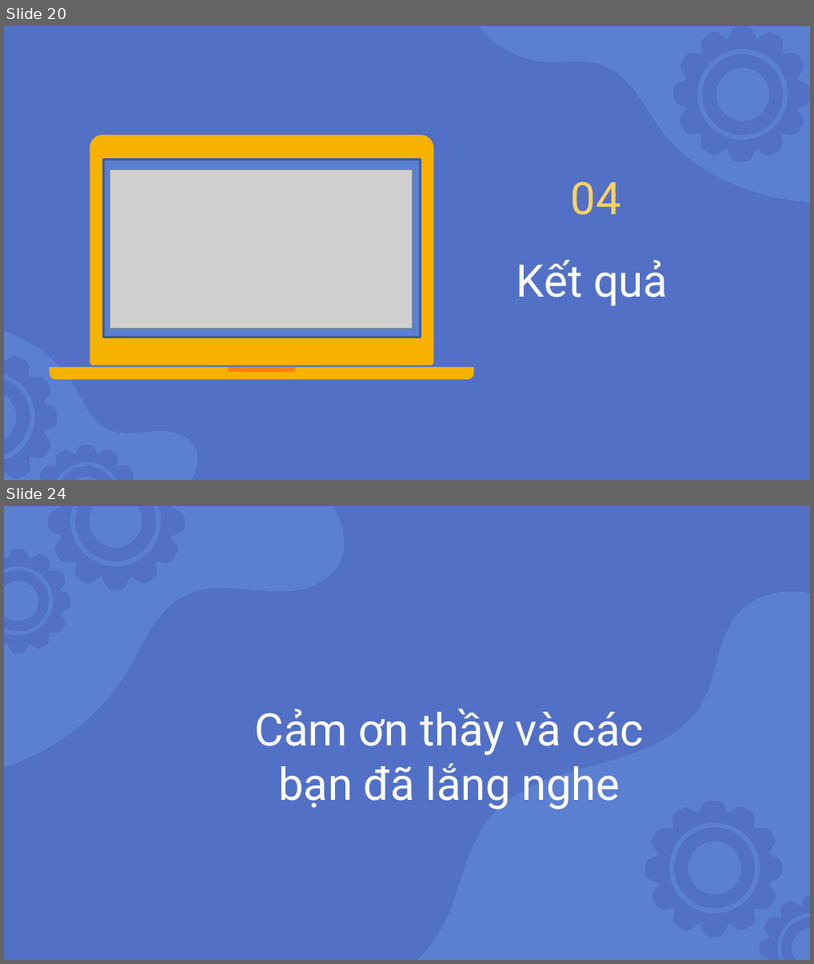
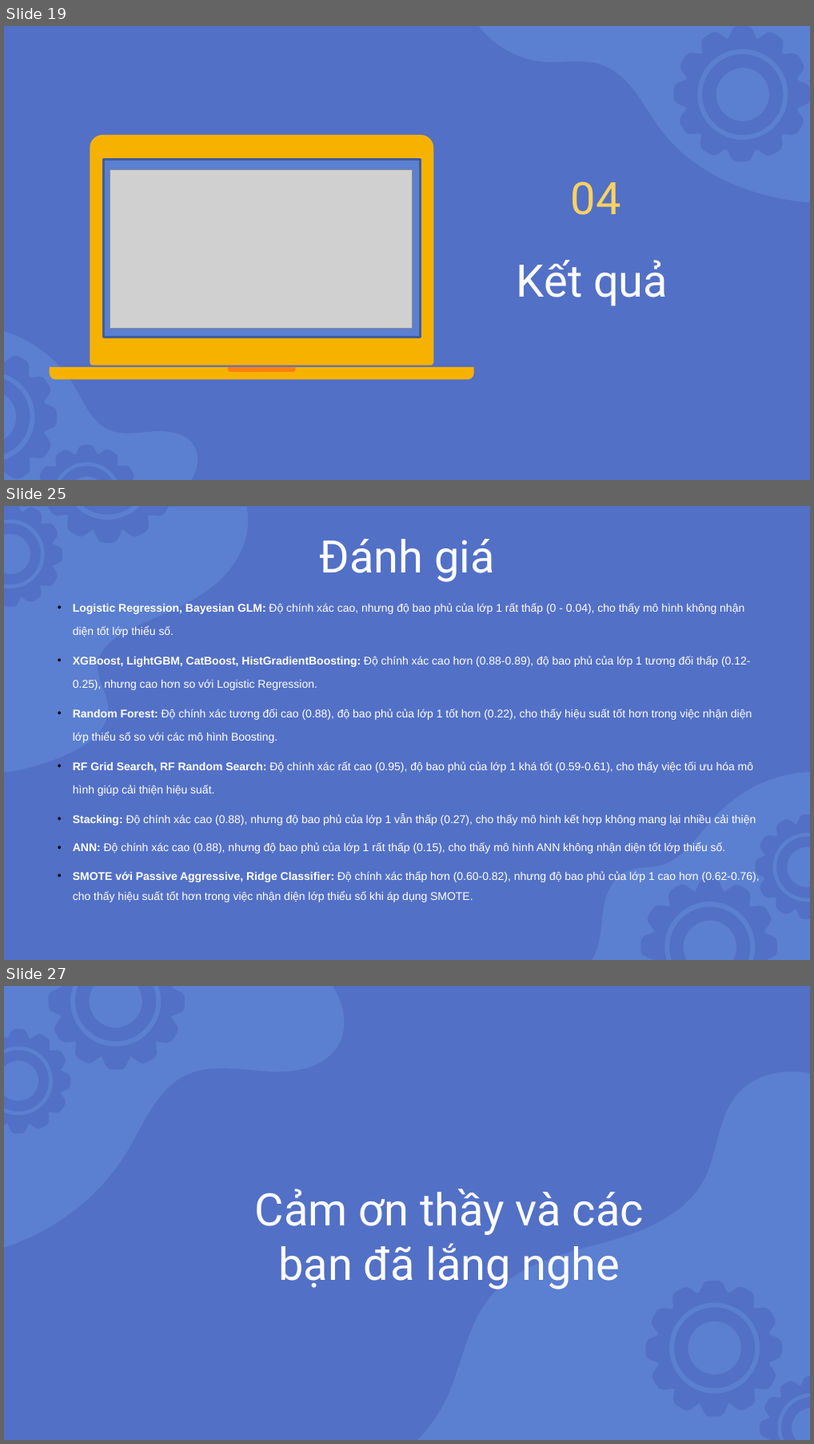
Before and after one commit to nnson0511/ARonML-DM, a slide deck: Slide.pptx. Shown one above the other, each under a label of ours: slides 20 and 24 before the commit, slides 19, 25 and 27 after it; the slides between them are not shown. The pictures are 814x964 and 814x1444 pixels, drawn with LibreOffice and Linux fonts; fonts in the diff are those of the drawing; grey boxes stand for pictures. Boxes give left, top, right and bottom in pixels: in the first picture for what was removed or moved away, otherwise in the second. Text is boxed around its words. In the diff, an @@ line names an element or a change of style, - is before the commit and + after.

```diff
--- a/Slide.pptx
+++ b/Slide.pptx
@@ slide 25 added at [4,506,810,960], background #5270C6 @@
@@ freeform shape added at [4,507,254,773], fill #5B7FD1 @@
@@ group added at [4,506,177,606]: 4 freeform shapes @@
@@ title added at [320,539,494,582], 40 pt, text #FFFFFF @@
+Đánh giá
@@ text added at [73,603,760,902], 10 pt, text #FFFFFF @@
+• Logistic Regression, Bayesian GLM: Độ chính xác cao, nhưng độ bao phủ của lớp 1 rất thấp (0 - 0.04), cho thấy mô hình không nhận diện tốt lớp thiểu số.
+• XGBoost, LightGBM, CatBoost, HistGradientBoosting: Độ chính xác cao hơn (0.88-0.89), độ bao phủ của lớp 1 tương đối thấp (0.12-0.25), nhưng cao hơn so với Logistic Regression.
+• Random Forest: Độ chính xác tương đối cao (0.88), độ bao phủ của lớp 1 tốt hơn (0.22), cho thấy hiệu suất tốt hơn trong việc nhận diện lớp thiểu số so với các mô hình Boosting.
+• RF Grid Search, RF Random Search: Độ chính xác rất cao (0.95), độ bao phủ của lớp 1 khá tốt (0.59-0.61), cho thấy việc tối ưu hóa mô hình giúp cải thiện hiệu suất.
+• Stacking: Độ chính xác cao (0.88), nhưng độ bao phủ của lớp 1 vẫn thấp (0.27), cho thấy mô hình kết hợp không mang lại nhiều cải thiện
+• ANN: Độ chính xác cao (0.88), nhưng độ bao phủ của lớp 1 rất thấp (0.15), cho thấy mô hình ANN không nhận diện tốt lớp thiểu số.
+• SMOTE với Passive Aggressive, Ridge Classifier: Độ chính xác thấp hơn (0.60-0.82), nhưng độ bao phủ của lớp 1 cao hơn (0.62-0.76), cho thấy hiệu suất tốt hơn trong việc nhận diện lớp thiểu số khi áp dụng SMOTE.
@@ freeform shape added at [592,772,810,960], fill #5B7FD1 @@
@@ group added at [641,814,810,960]: 4 freeform shapes @@
@@ what was slide 20 is now slide 19 @@
@@ what was slide 24 is now slide 27 @@
```
Also in this commit, not shown: 3 slides changed, 6 other slides added, 4 slides removed.
